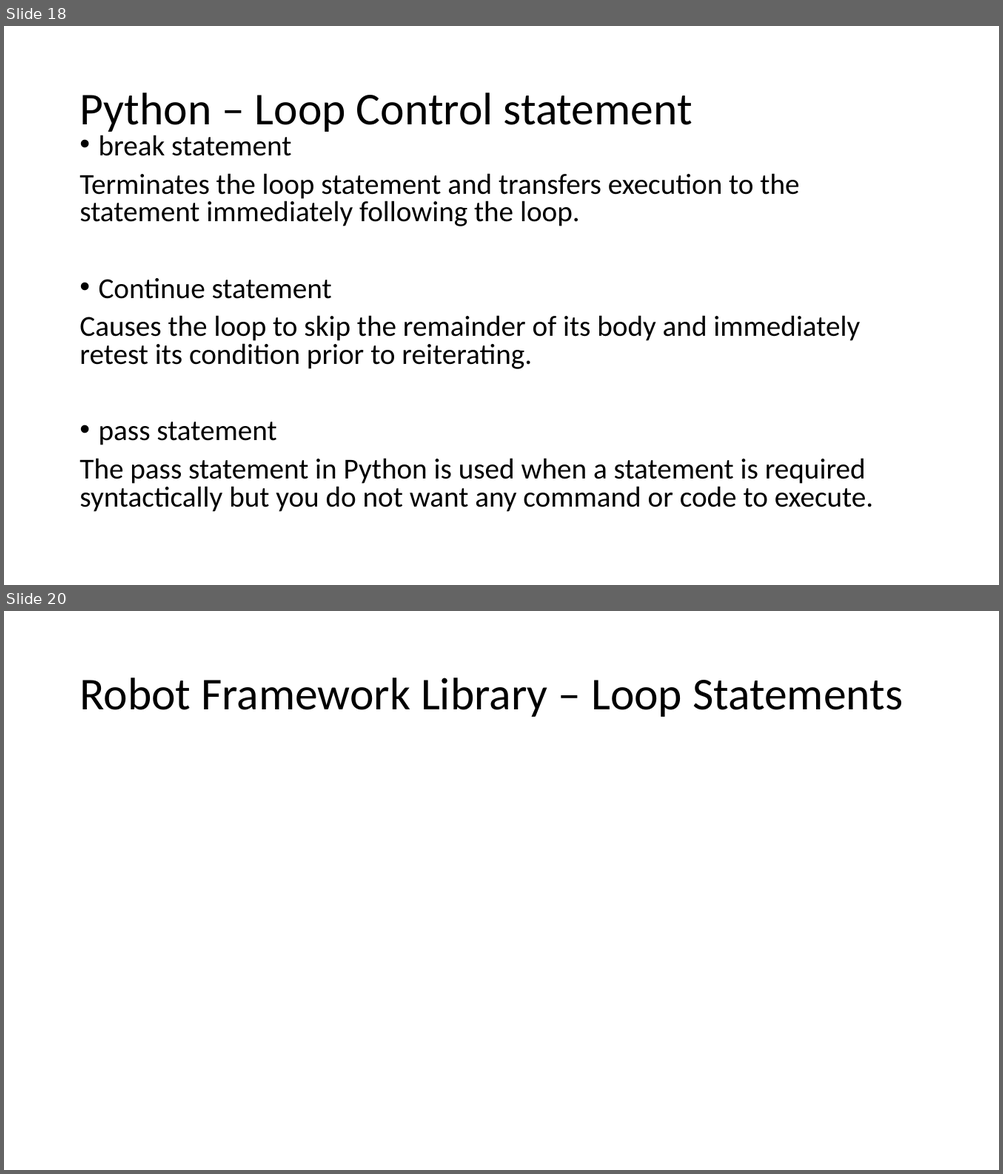
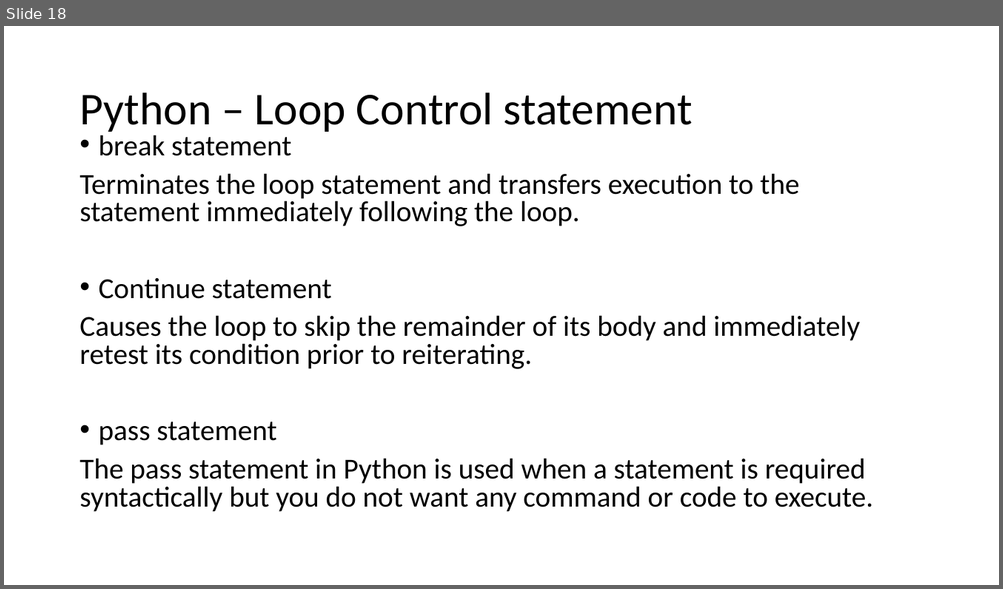
Before and after one commit to bhajojo/PythonTraining, a slide deck: Day_3_Training.pptx. Shown one above the other, each under a label of ours: slides 18 and 20 before the commit, slide 18 after it; the slides between them are not shown. The pictures are 1003x1174 and 1003x589 pixels, drawn with LibreOffice and Linux fonts; fonts in the diff are those of the drawing. Boxes give left, top, right and bottom in pixels: in the first picture for what was removed or moved away, otherwise in the second. Text is boxed around its words. In the diff, an @@ line names an element or a change of style, - is before the commit and + after.

```diff
--- a/Day_3_Training.pptx
+++ b/Day_3_Training.pptx
@@ slide 20 removed at bbox=[4, 611, 999, 1170], background #FFFFFF @@
@@ title removed at bbox=[79, 678, 902, 717] @@
-Robot Framework Library – Loop Statements
```
Also in this commit, not shown: 4 slides added, 1 other slide removed, 10 other files.
